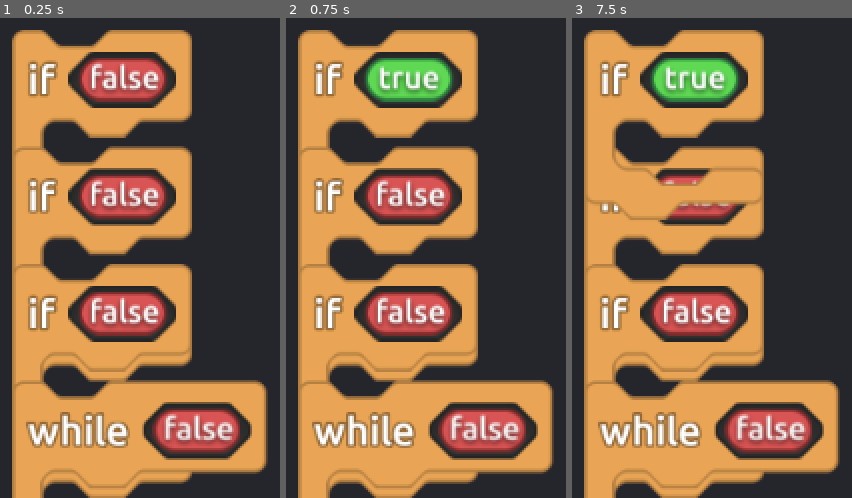
Above: before the commit, frames 1-3 (left to right).
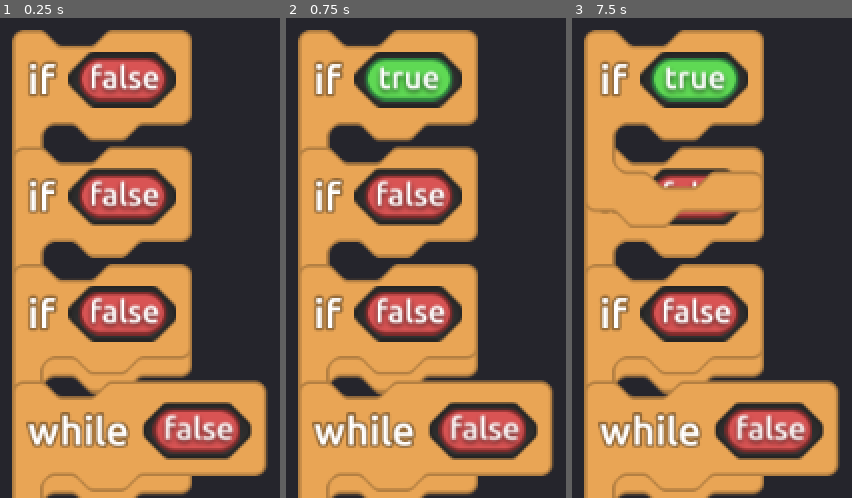
Above: after the commit, the same moments.

Repository: somerandomdev49/BLCK
Game: Godot game, scene res://editor/TestScene.tscn
Two runs of this game, one before a commit and one after it. Both use one fixed random seed, a clock stepped at 60 frames per second and the inputs below.
Inputs (mouse positions are in pixels of both pictures, inside the frame that each line leads up to):
- Up to frame 1 (0.25 s): no input
- Up to frame 2 (0.75 s): click (409, 80) at 0.52 s
- Up to frame 3 (7.5 s): click (695, 80) at 1.27 s; click (695, 80) at 2.02 s; tap Enter at 2.75, 4.25, 5.75 s; move the mouse to (outside the picture) at 2.77 s; click (outside the picture) at 2.85 s; tap Space at 3.5, 5, 6.5 s; drag from (outside the picture) to (647, 32) at 3.52 s; move the mouse to (outside the picture) at 4.27 s; click (outside the picture) at 4.35 s; drag from (outside the picture) to (700, 80) at 5.02 s; move the mouse to (outside the picture) at 5.77 s; click (outside the picture) at 5.85 s; drag from (outside the picture) to (681, 147) at 6.52 s; move the mouse to (664, 27) at 7.27 s; click (664, 27) at 7.35 s

The runs differ from the first frame. In frame 1, 6.1% of the frame differs, in the area x 14-96%, y 19-100%; in frame 2, 6.1%; in frame 3, 7.9%, in the area x 5-96%, y 19-100%.

Commit message:
slightly changed the connection hitbox and made C-openings fatter

Diff:
--- a/editor/blocks/statement/Bottom.tscn
+++ b/editor/blocks/statement/Bottom.tscn
@@ -26,7 +26,7 @@
 collision_mask = 0
 
 [node name="Shape" type="CollisionShape2D" parent="ConnectDetect"]
-position = Vector2( 86, 58 )
+position = Vector2( 86, 42 )
 z_index = 5
 shape = SubResource( 1 )
 
--- a/editor/blocks/statement/Opening.tscn
+++ b/editor/blocks/statement/Opening.tscn
@@ -22,16 +22,16 @@
 
 [node name="Open" type="NinePatchRect" parent="."]
 margin_right = 200.0
-margin_bottom = 35.0
-rect_min_size = Vector2( 200, 35 )
+margin_bottom = 40.0
+rect_min_size = Vector2( 200, 40 )
 texture = ExtResource( 1 )
 patch_margin_left = 170
 patch_margin_right = 20
 
 [node name="Content" type="HBoxContainer" parent="."]
-margin_top = 35.0
+margin_top = 40.0
 margin_right = 200.0
-margin_bottom = 59.0
+margin_bottom = 64.0
 custom_constants/separation = 0
 
 [node name="Visual" type="NinePatchRect" parent="Content"]
@@ -55,10 +55,10 @@
 }
 
 [node name="Close" type="NinePatchRect" parent="."]
-margin_top = 59.0
+margin_top = 64.0
 margin_right = 200.0
-margin_bottom = 98.0
-rect_min_size = Vector2( 200, 39 )
+margin_bottom = 108.0
+rect_min_size = Vector2( 200, 44 )
 texture = ExtResource( 3 )
 patch_margin_left = 170
 patch_margin_right = 20
@@ -71,7 +71,7 @@
 collision_mask = 0
 
 [node name="Shape" type="CollisionShape2D" parent="ConnectDetect"]
-position = Vector2( 123.25, 51.25 )
+position = Vector2( 123.25, 35.25 )
 z_index = 5
 shape = SubResource( 1 )
 
Binary file changed: assets/editor/blocks/statement/close.png
Binary file changed: assets/editor/blocks/statement/open.png
